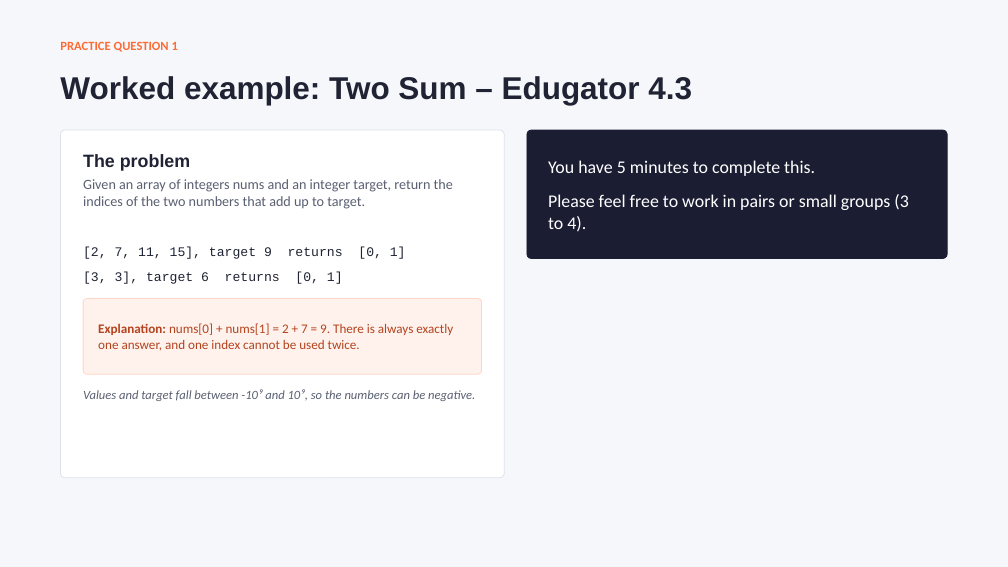
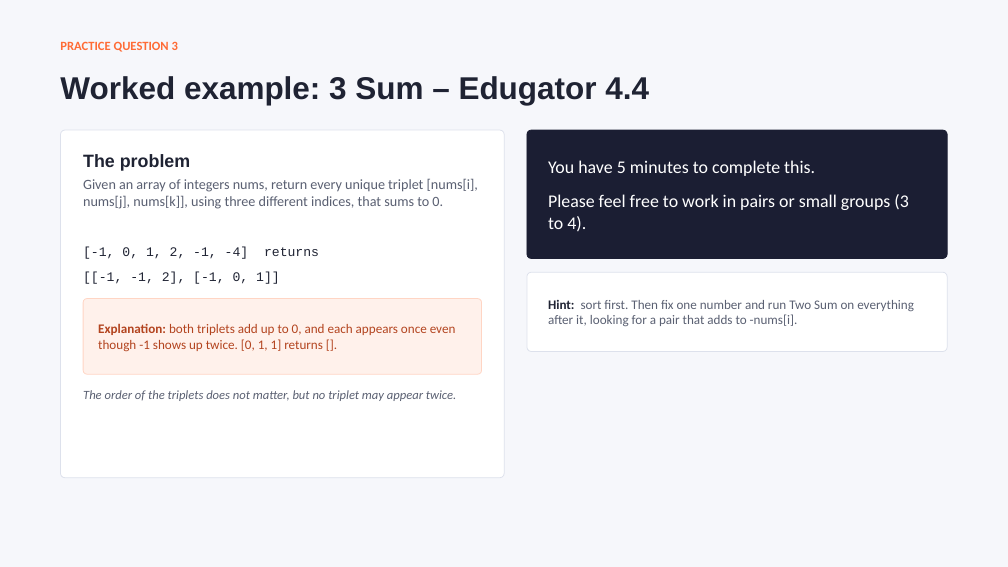
Before and after one commit to kapooramanpreet/TechnicalInterview101, a slide deck: slide 18 of assets/slides/Technical_Interview_101_Hash Tables.pptx (slide 12 before the commit). Drawn at 1008x567 pixels with LibreOffice and Linux fonts; fonts in the diff are those of the drawing. Boxes give left, top, right and bottom in pixels: in the first picture for what was removed or moved away, otherwise in the second. Text is boxed around its words. In the diff, an @@ line names an element or a change of style, - is before the commit and + after.

```diff
--- a/assets/slides/Technical_Interview_101_Hash Tables.pptx
+++ b/assets/slides/Technical_Interview_101_Hash Tables.pptx
@@ text at <box>60,41,178,52</box>: text changed @@
-PRACTICE QUESTION 1
+PRACTICE QUESTION 3
@@ title at <box>60,76,649,105</box>: text changed @@
-Worked example: Two Sum – Edugator 4.3
+Worked example: 3 Sum – Edugator 4.4
@@ text at <box>83,178,478,209</box>: text changed @@
-Given an array of integers nums and an integer target, return the indices of the two numbers that add up to target.
+Given an array of integers nums, return every unique triplet [nums[i], nums[j], nums[k]], using three different indices, that sums to 0.
@@ text at <box>83,247,319,259</box>: text changed @@
-[2, 7, 11, 15], target 9 returns [0, 1]
+[-1, 0, 1, 2, -1, -4] returns
@@ text at <box>83,271,280,284</box>: text changed @@
-[3, 3], target 6 returns [0, 1]
+[[-1, -1, 2], [-1, 0, 1]]
@@ rounded rectangle added at <box>527,272,948,352</box>, fill #FFFFFF, outline #DDE1EC 0.75 pt @@
@@ text at <box>98,323,456,352</box>: text changed @@
-Explanation: nums[0] + nums[1] = 2 + 7 = 9. There is always exactly one answer, and one index cannot be used twice.
+Explanation: both triplets add up to 0, and each appears once even though -1 shows up twice. [0, 1, 1] returns [].
@@ text added at <box>548,300,914,326</box>, 12.5 pt, text #5A6072 @@
+Hint: sort first. Then fix one number and run Two Sum on everything after it, looking for a pair that adds to -nums[i].
@@ text at <box>83,390,456,401</box>: text changed @@
-Values and target fall between -10⁹ and 10⁹, so the numbers can be negative.
+The order of the triplets does not matter, but no triplet may appear twice.
```
Also in this commit, not shown: 10 other slides changed, 6 slides added, 3 slides removed.
